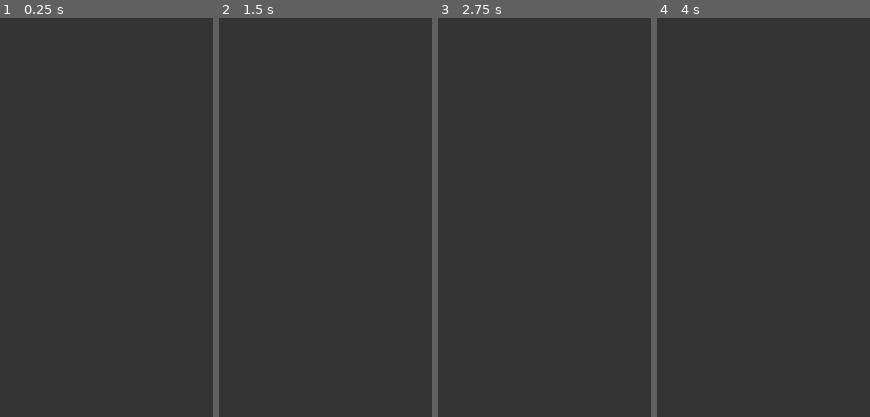
Above: before the commit, frames 1-4 (left to right).
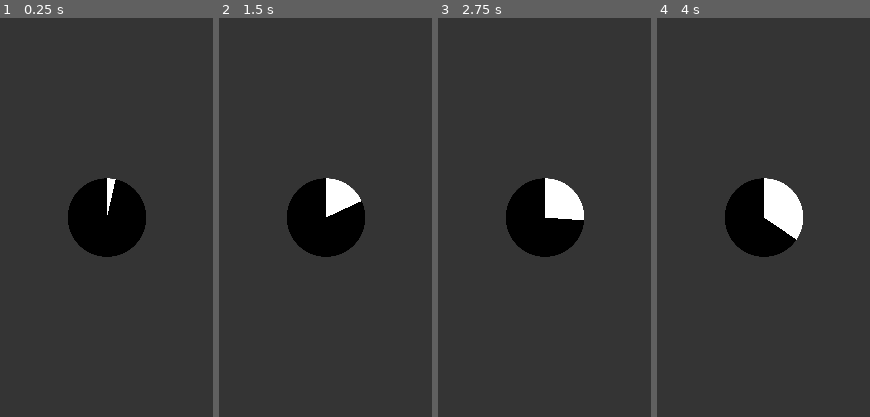
Above: after the commit, the same moments.

Repository: JeremieBolduc/polyhx-h2024
Game: Godot game, scene res://Application/loading_scene.tscn
Two runs of this game, one before a commit and one after it. Both use one fixed random seed, a clock stepped at 60 frames per second and the inputs below. This scene is started directly instead of the project's main scene.
Inputs:
- Up to frame 1 (0.25 s): no input
- Up to frame 2 (1.5 s): tap Enter at 1.25 s
- Up to frame 3 (2.75 s): tap Space at 2 s
- Up to frame 4 (4 s): no input
The pictures show only the part of the screen within x 25-75%, y 25-75%; the shares and areas given below are measured in that part.

The runs differ from the first frame. In frame 1, 5.7% of the frame differs, in the area x 31-69%, y 40-60%; in frame 2, 5.7%; in frame 3, 5.7%; in frame 4, 5.7%.

Commit message:
loading screen cree

Diff:
--- /dev/null
+++ b/Godot/Application/TourningAnimation.gd
@@ -0,0 +1,13 @@
+extends Control
+
+var maxValue: int = 100
+var currentValue: int = 0
+
+func _ready():
+	$TextureProgressBar.max_value = maxValue
+
+func _process(delta):
+	$TextureProgressBar.value = (currentValue % maxValue)
+
+func _on_timer_timeout():
+	currentValue += 1
--- a/Godot/Application/loading_scene.tscn
+++ b/Godot/Application/loading_scene.tscn
@@ -1,4 +1,8 @@
-[gd_scene load_steps=2 format=3 uid="uid://bmkmjndlhqcgy"]
+[gd_scene load_steps=5 format=3 uid="uid://bmkmjndlhqcgy"]
+
+[ext_resource type="Texture2D" uid="uid://clwpa73aionms" path="res://Media/Images/ProgressBarBlack.png" id="1_kb4lk"]
+[ext_resource type="Script" path="res://Application/TourningAnimation.gd" id="1_l3img"]
+[ext_resource type="Texture2D" uid="uid://bsix3yso1s5ie" path="res://Media/Images/ProgressBarWhite.png" id="2_75s2u"]
 
 [sub_resource type="StyleBoxFlat" id="StyleBoxFlat_4ffhp"]
 bg_color = Color(0, 0, 0, 0.313726)
@@ -28,3 +32,42 @@
 grow_horizontal = 2
 grow_vertical = 2
 theme_override_styles/panel = SubResource("StyleBoxFlat_4ffhp")
+
+[node name="TourningAnimation" type="Control" parent="Panel"]
+layout_mode = 1
+anchors_preset = 8
+anchor_left = 0.5
+anchor_top = 0.5
+anchor_right = 0.5
+anchor_bottom = 0.5
+offset_left = -20.0
+offset_top = -20.0
+offset_right = 20.0
+offset_bottom = 20.0
+grow_horizontal = 2
+grow_vertical = 2
+script = ExtResource("1_l3img")
+
+[node name="TextureProgressBar" type="TextureProgressBar" parent="Panel/TourningAnimation"]
+layout_mode = 1
+anchors_preset = 8
+anchor_left = 0.5
+anchor_top = 0.5
+anchor_right = 0.5
+anchor_bottom = 0.5
+offset_left = -81.0
+offset_top = -47.0
+offset_right = 1839.0
+offset_bottom = 1033.0
+grow_horizontal = 2
+grow_vertical = 2
+scale = Vector2(0.085, 0.085)
+fill_mode = 4
+texture_under = ExtResource("1_kb4lk")
+texture_progress = ExtResource("2_75s2u")
+
+[node name="Timer" type="Timer" parent="Panel/TourningAnimation"]
+wait_time = 0.1
+autostart = true
+
+[connection signal="timeout" from="Panel/TourningAnimation/Timer" to="Panel/TourningAnimation" method="_on_timer_timeout"]
Binary file added: Godot/Media/Images/ProgressBarBlack.png
Not shown, added: Godot/Media/Images/ProgressBarBlack.png.import
Binary file added: Godot/Media/Images/ProgressBarWhite.png
Not shown, added: Godot/Media/Images/ProgressBarWhite.png.import
